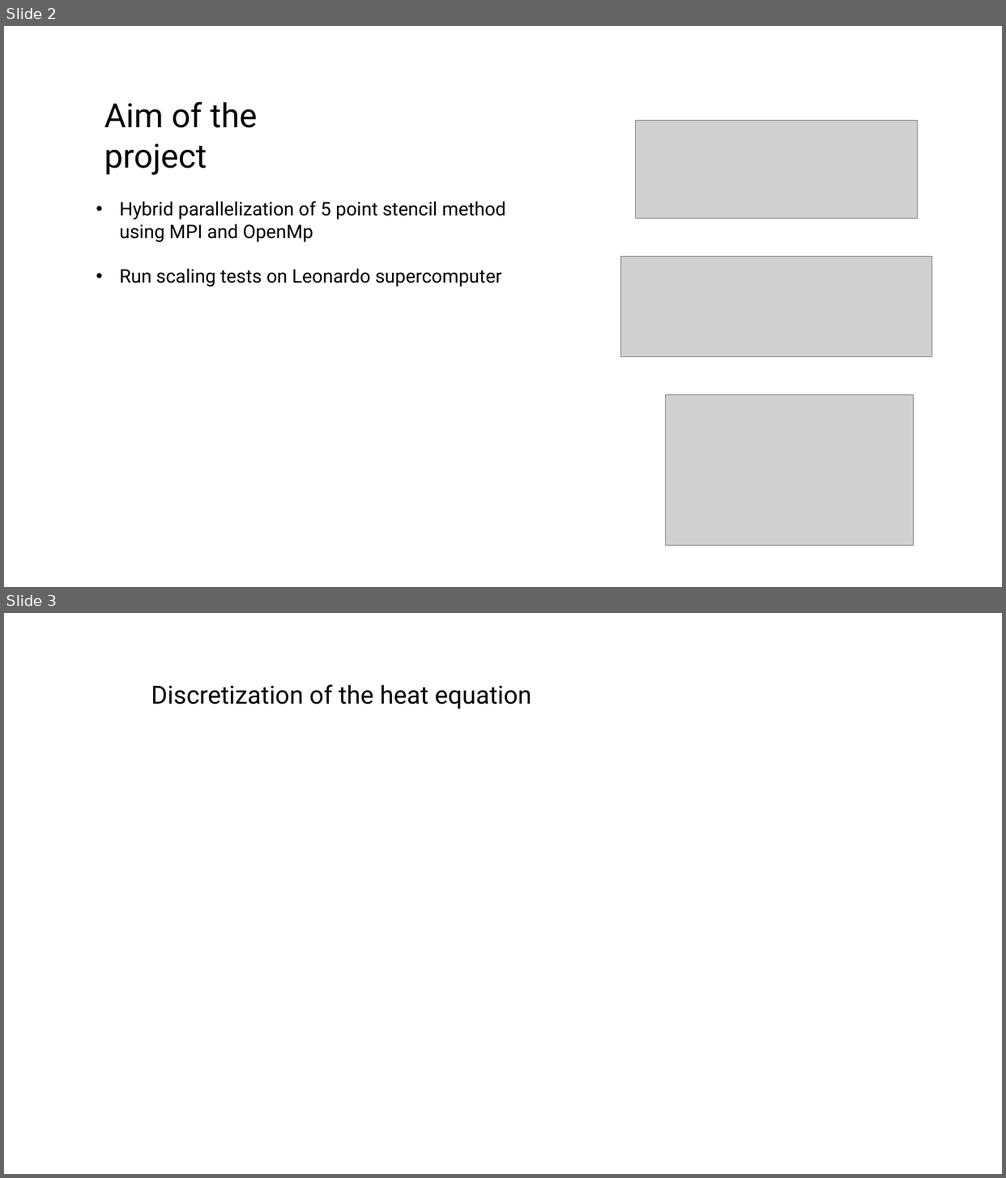
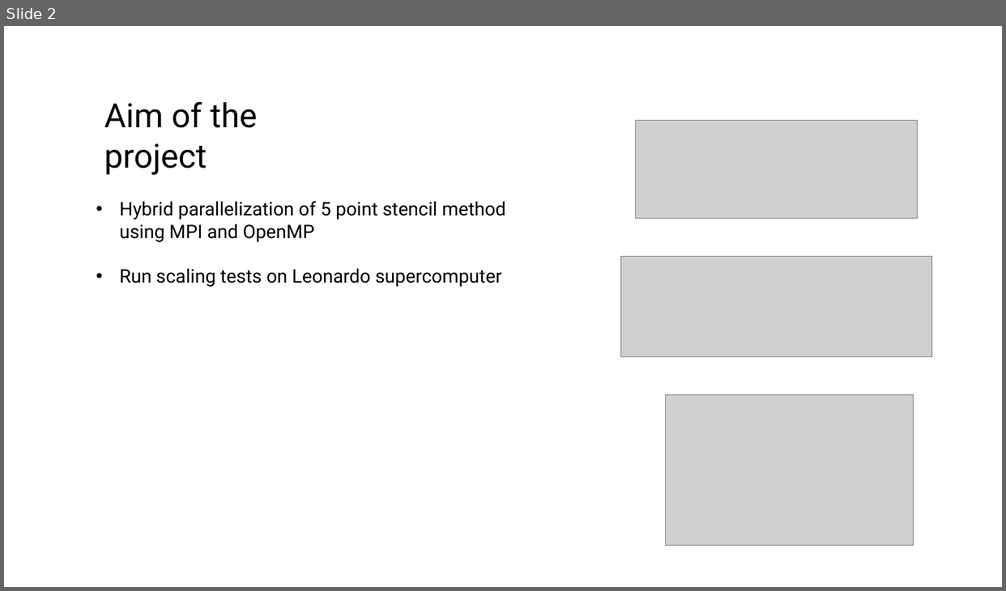
Before and after one commit to agnesevalentini/HPC_exam, a slide deck: HPC final project.pptx. Shown one above the other, each under a label of ours: slides 2 and 3 before the commit, slide 2 after it. The pictures are 1006x1178 and 1006x591 pixels, drawn with LibreOffice and Linux fonts; fonts in the diff are those of the drawing; grey boxes stand for pictures. Boxes give left, top, right and bottom in pixels: in the first picture for what was removed or moved away, otherwise in the second. Text is boxed around its words. In the diff, an @@ line names an element or a change of style, - is before the commit and + after.

```diff
--- a/HPC final project.pptx
+++ b/HPC final project.pptx
@@ slide 3 removed at (4,613,1002,1174), background #FFFFFF @@
@@ text removed at (151,684,532,709) @@
-Discretization of the heat equation
@@ slide 2 changed as well @@
@@ text at (120,201,506,242): text changed @@
-• Hybrid parallelization of 5 point stencil method using MPI and OpenMp
+• Hybrid parallelization of 5 point stencil method using MPI and OpenMP
```
Also in this commit, not shown: 1 other slide changed, 9 slides added, 5 other files.
